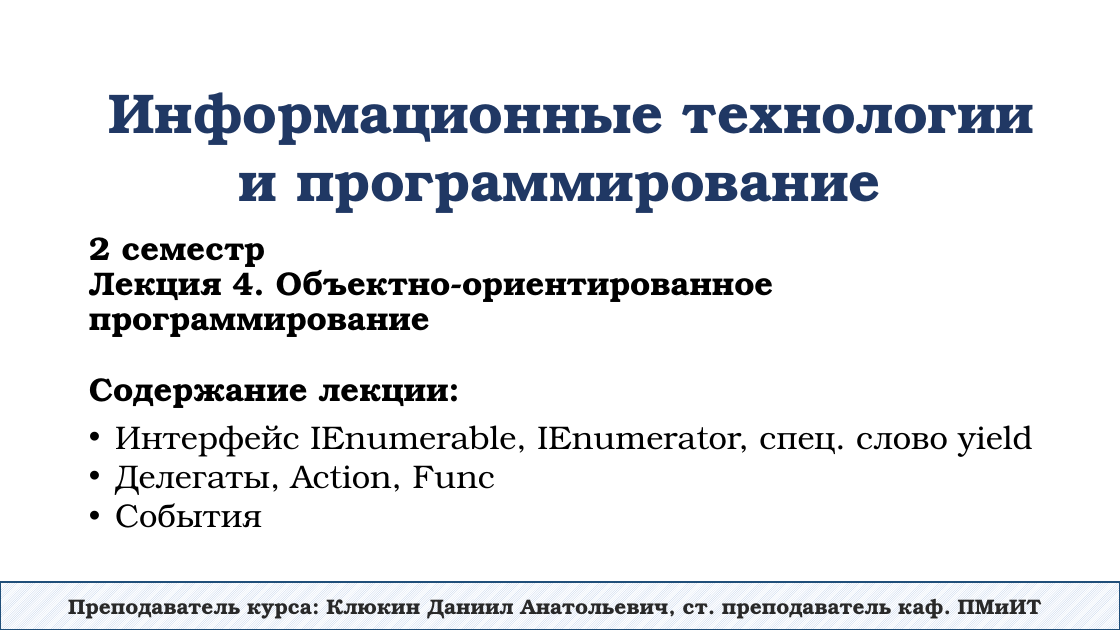
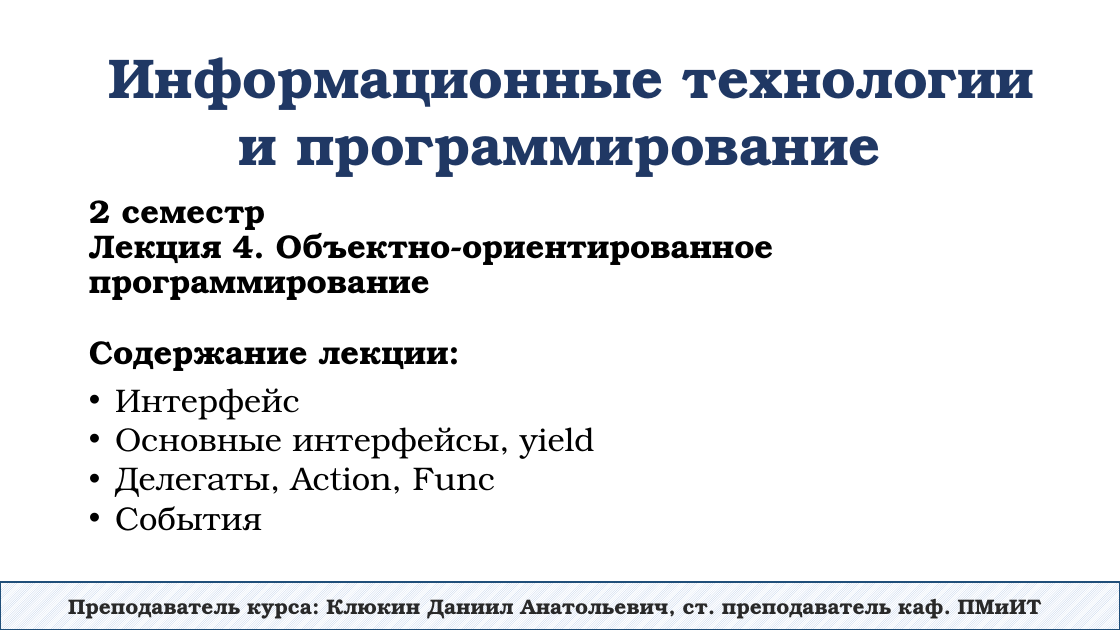
Before and after one commit to DaniilKlyukin/ITiP-2, a slide deck: slide 1 of Лекции/ИТиП 2 лек 4.pptx. Drawn at 1120x630 pixels with LibreOffice and Linux fonts; fonts in the diff are those of the drawing. Boxes give left, top, right and bottom in pixels: in the first picture for what was removed or moved away, otherwise in the second. Text is boxed around its words. In the diff, an @@ line names an element or a change of style, - is before the commit and + after.

Commit message:
Update lectures

```diff
--- a/Лекции/ИТиП 2 лек 4.pptx
+++ b/Лекции/ИТиП 2 лек 4.pptx
@@ text "Информационные технологии и программирование": place and size @@
-text "Информационные технологии и программирование" at (108, 92, 1035, 213)
+text "Информационные технологии и программирование" at (108, 57, 1035, 177)
@@ title "2 семестр Лекция 4. Объектно-ориентированное ...": place and size @@
-title "2 семестр Лекция 4. Объектно-ориентированное ..." at (89, 237, 773, 408)
+title "2 семестр Лекция 4. Объектно-ориентированное ..." at (89, 200, 773, 371)
@@ text "Интерфейс": place and size @@
-text "Интерфейс" at (115, 425, 1032, 528)
+text "Интерфейс" at (115, 388, 594, 531)
@@ text at (115, 388, 594, 459): text changed @@
-• Интерфейс IEnumerable, IEnumerator, спец. слово yield
+• Интерфейс
+• Основные интерфейсы, yield
```
Also in this commit, not shown: 3 slides added, 1 other file.
